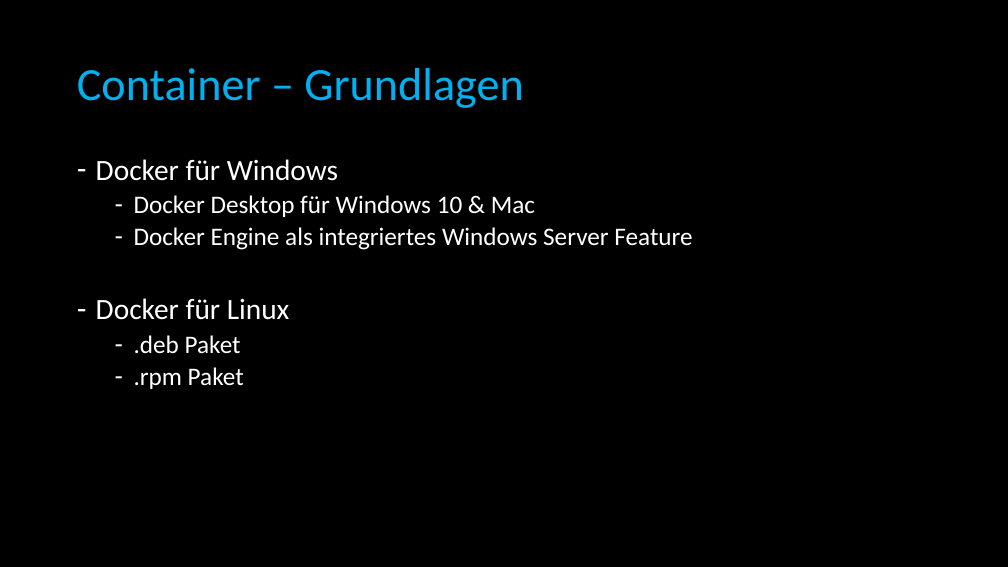
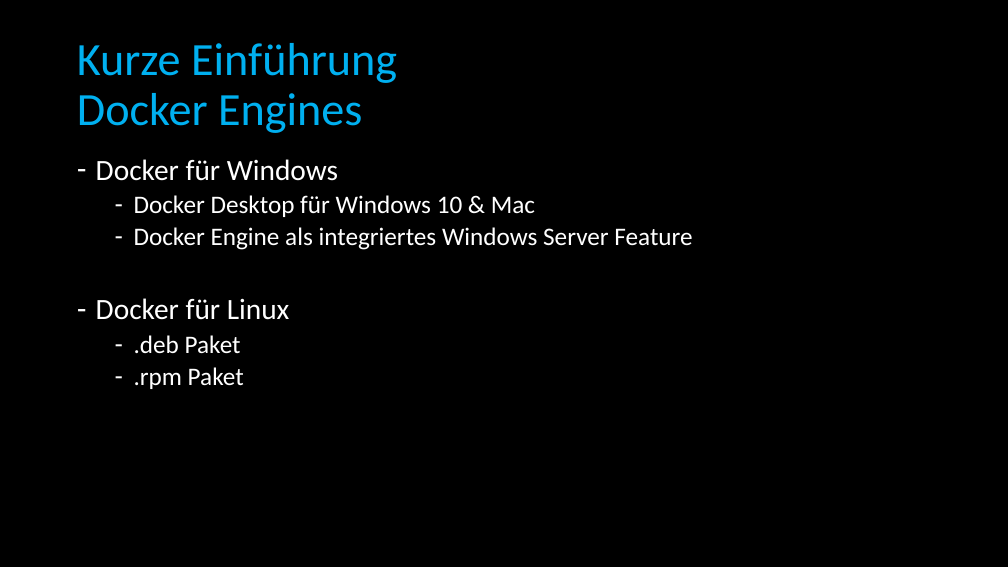
Before and after one commit to BadMadDev/workshop, a slide deck: slide 10 of docs/Docker Workshop.de.pptx (slide 7 before the commit). Drawn at 1008x567 pixels with LibreOffice and Linux fonts; fonts in the diff are those of the drawing. Boxes give left, top, right and bottom in pixels: in the first picture for what was removed or moved away, otherwise in the second. Text is boxed around its words. In the diff, an @@ line names an element or a change of style, - is before the commit and + after.

```diff
--- a/docs/Docker Workshop.de.pptx
+++ b/docs/Docker Workshop.de.pptx
@@ title at (77,43,397,133): text changed @@
-Container – Grundlagen
+Kurze Einführung
+Docker Engines
```
Also in this commit, not shown: 6 other slides changed, 4 slides added, 1 slide removed.
